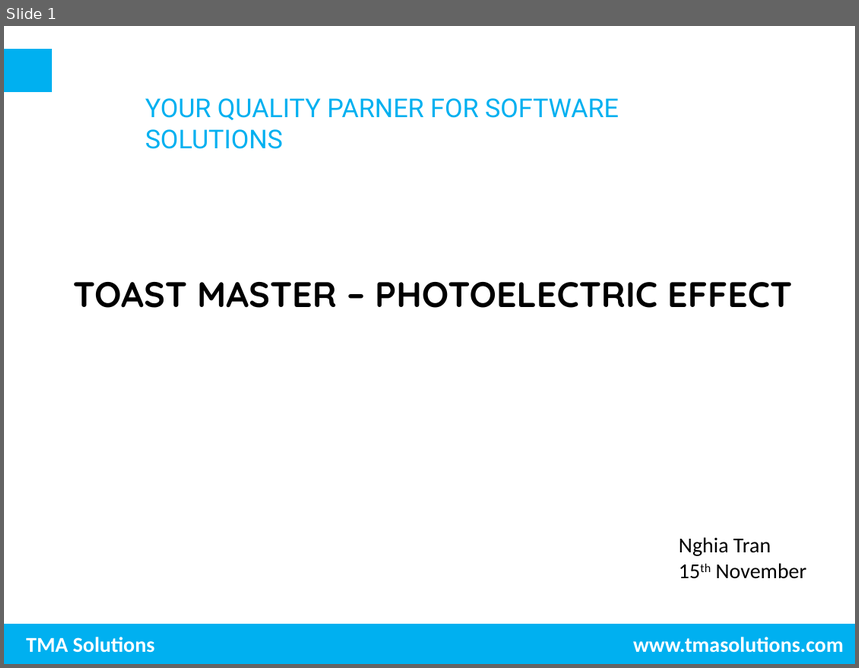
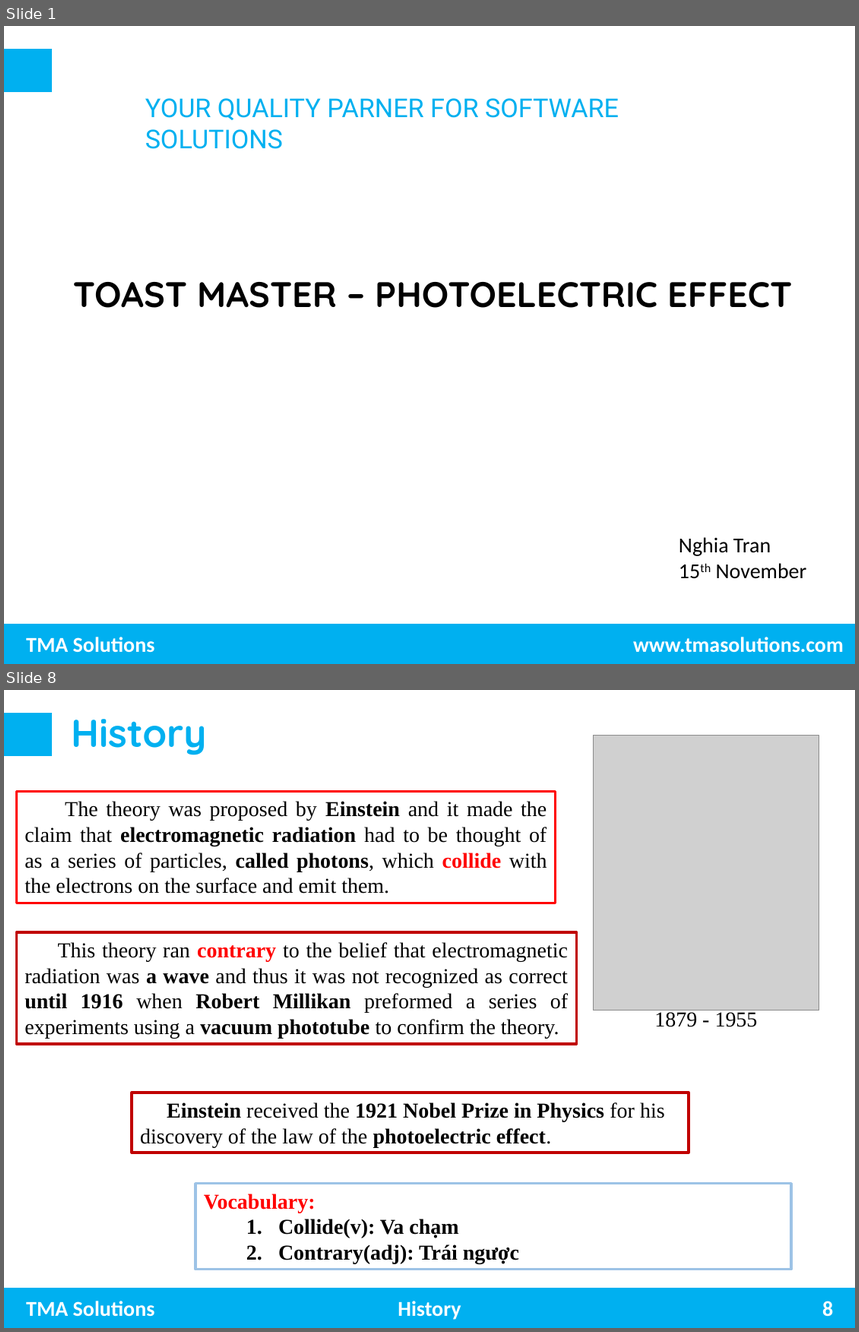
Before and after one commit to trungnghia2009/MachineLearning, a slide deck: Photoelectric effect.pptx. Shown one above the other, each under a label of ours: slide 1 before the commit, slides 1 and 8 after it; the slides between them are not shown. The pictures are 859x668 and 859x1332 pixels, drawn with LibreOffice and Linux fonts; fonts in the diff are those of the drawing; grey boxes stand for pictures; background and template pictures are left out. Boxes give left, top, right and bottom in pixels: in the first picture for what was removed or moved away, otherwise in the second. Text is boxed around its words. In the diff, an @@ line names an element or a change of style, - is before the commit and + after.

```diff
--- a/Photoelectric effect.pptx
+++ b/Photoelectric effect.pptx
@@ slide 8 added at (4, 690, 855, 1328), background #FFFFFF; not listed: 3 template elements that a slide beside it also shows @@
@@ title added at (71, 719, 206, 755), 33 pt, text #00B0F0, bold @@
+History
@@ picture added at (593, 736, 819, 1011) @@
@@ rectangle added at (17, 791, 556, 903), outline #FF0000 2.25 pt, 18 pt, text #000000 @@
+The theory was proposed by Einstein and it made the claim that electromagnetic radiation had to be thought of as a series of particles, called photons, which collide with the electrons on the surface and emit them.
@@ rectangle added at (17, 932, 577, 1044), outline #C00000 2.25 pt, 18 pt, text #000000 @@
+This theory ran contrary to the belief that electromagnetic radiation was a wave and thus it was not recognized as correct until 1916 when Robert Millikan preformed a series of experiments using a vacuum phototube to confirm the theory.
@@ text added at (655, 1012, 758, 1027), 18 pt, text #000000 @@
+1879 - 1955
@@ rectangle added at (132, 1093, 688, 1153), outline #C00000 2.25 pt, 18 pt, text #000000, bold @@
+Einstein received the 1921 Nobel Prize in Physics for his discovery of the law of the photoelectric effect.
@@ rectangle added at (196, 1184, 791, 1270), outline #9DC3E6 2.25 pt, 18 pt, text #000000, bold @@
+Vocabulary:
+  1. Collide(v): Va chạm
+  2. Contrary(adj): Trái ngược
@@ text added at (398, 1301, 461, 1320), 18 pt, text #FFFFFF, bold @@
+History
@@ page number added at (823, 1301, 833, 1317), 18 pt, text #FFFFFF, bold @@
+8
```
Also in this commit, not shown: 4 slides changed, 8 other slides added, 25 slides removed.
